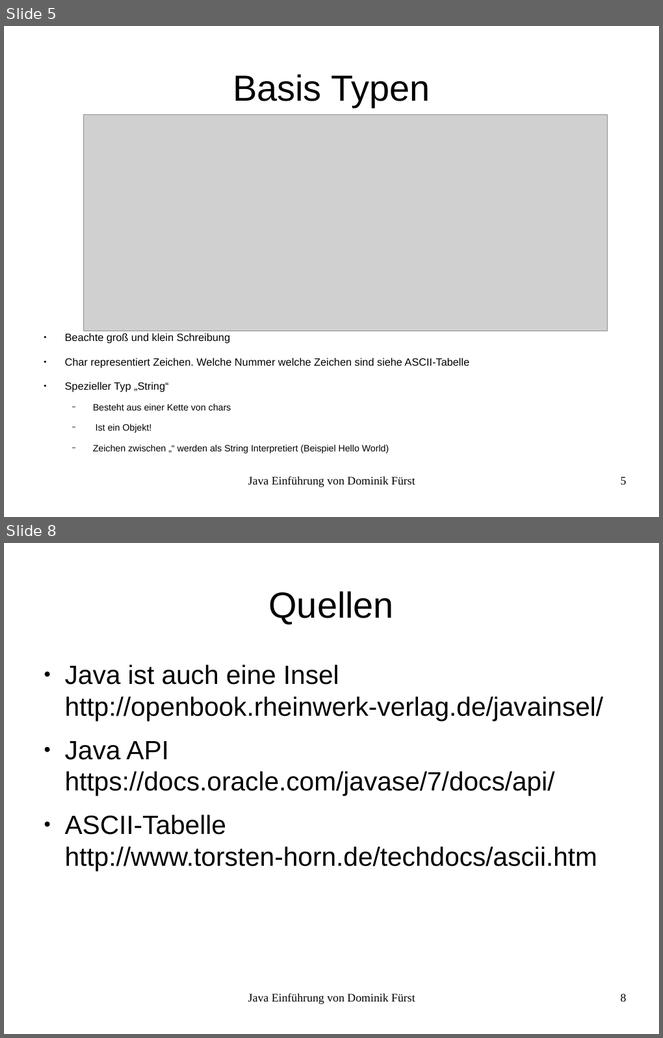
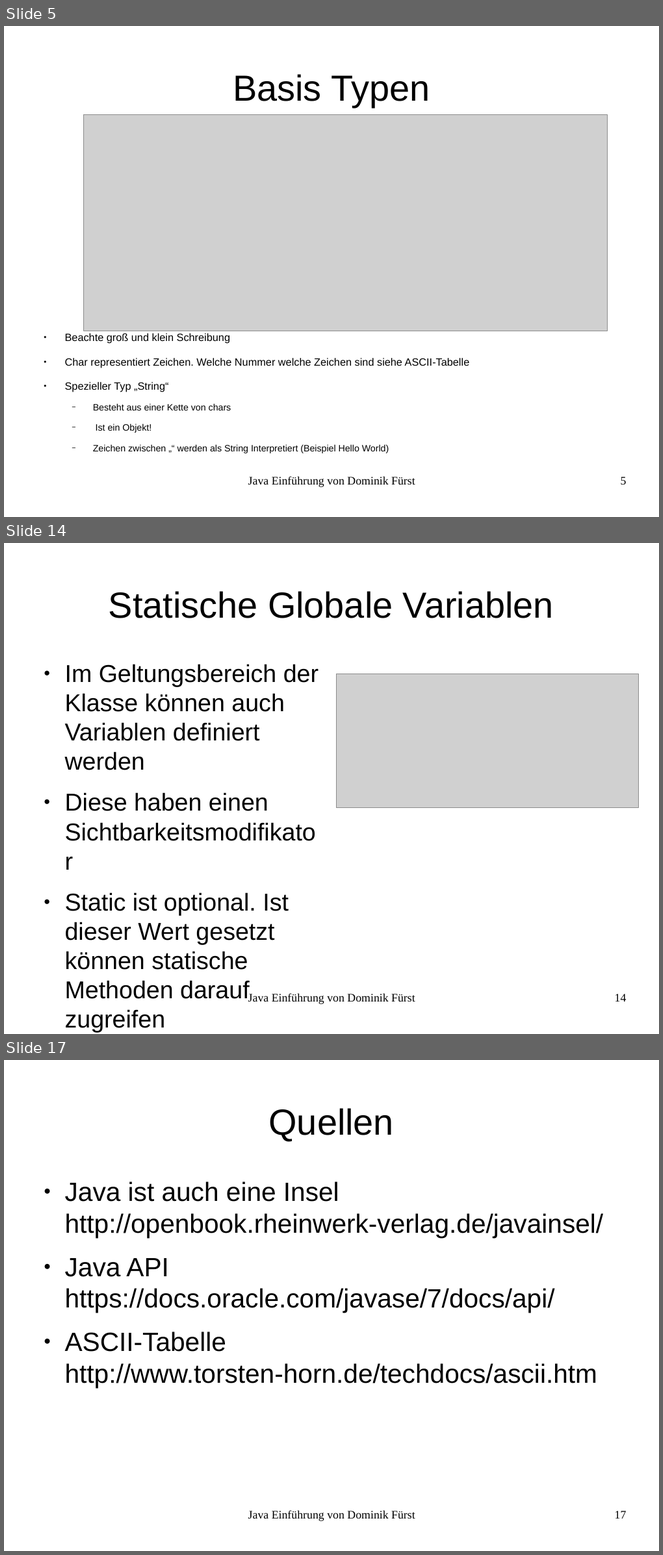
Before and after one commit to Trickels/JavaTutorial, a slide deck: LessonOne/Java_Präsentation.odp. Shown one above the other, each under a label of ours: slides 5 and 8 before the commit, slides 5, 14 and 17 after it; the slides between them are not shown. The pictures are 663x1038 and 663x1555 pixels, drawn with LibreOffice and Linux fonts; fonts in the diff are those of the drawing; grey boxes stand for pictures. Boxes give left, top, right and bottom in pixels: in the first picture for what was removed or moved away, otherwise in the second. Text is boxed around its words. In the diff, an @@ line names an element or a change of style, - is before the commit and + after.

```diff
--- a/LessonOne/Java_Präsentation.odp
+++ b/LessonOne/Java_Präsentation.odp
@@ slide 14 added at (x1=4, y1=543, x2=659, y2=1034), background #FFFFFF @@
@@ title added at (x1=109, y1=591, x2=554, y2=618), 44 pt, text #000000 @@
+Statische Globale Variablen
@@ text added at (x1=65, y1=664, x2=319, y2=1033), 29.6 pt, text #000000 @@
+● Im Geltungsbereich der Klasse können auch Variablen definiert werden
+● Diese haben einen Sichtbarkeitsmodifikator
+● Static ist optional. Ist dieser Wert gesetzt können statische Methoden darauf zugreifen
@@ picture added at (x1=336, y1=674, x2=639, y2=808) @@
@@ text added at (x1=248, y1=993, x2=415, y2=1005), 14 pt, text #000000 @@
+Java Einführung von Dominik Fürst
@@ page number added at (x1=615, y1=994, x2=627, y2=1002), 14 pt, text #000000 @@
+14
@@ what was slide 8 is now slide 17 @@
@@ page number at (x1=615, y1=1511, x2=627, y2=1519): text changed @@
-8
+17
```
Also in this commit, not shown: 3 slides changed, 8 other slides added, 6 other files.
